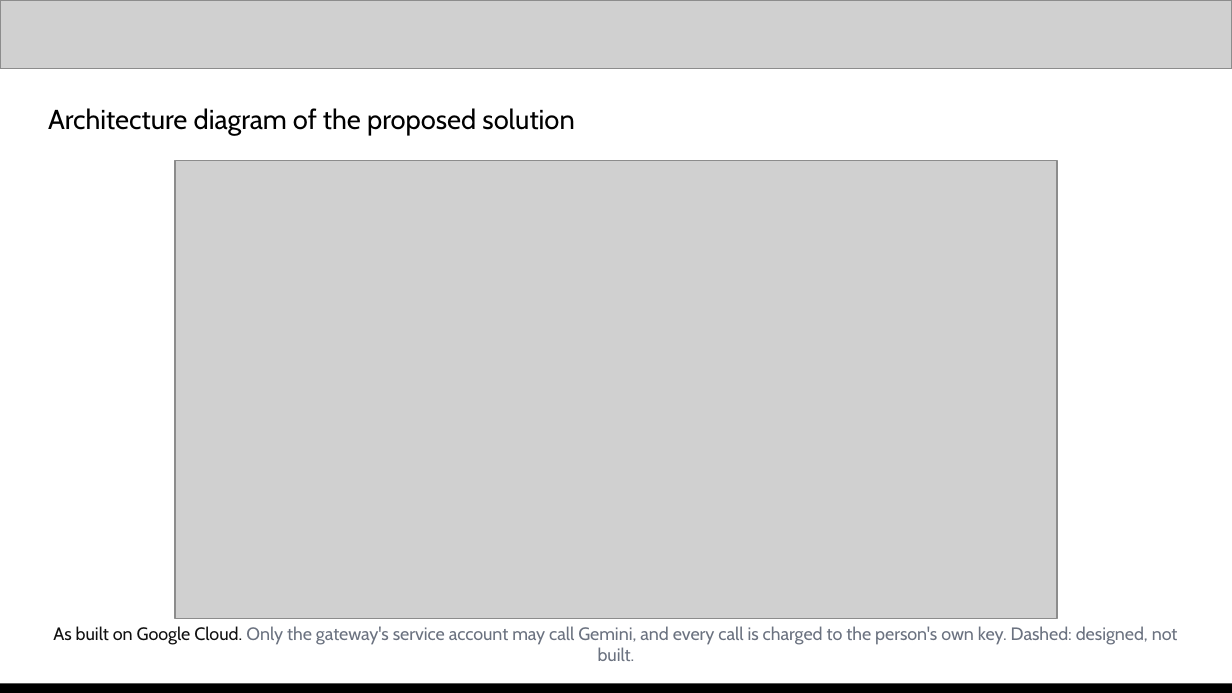
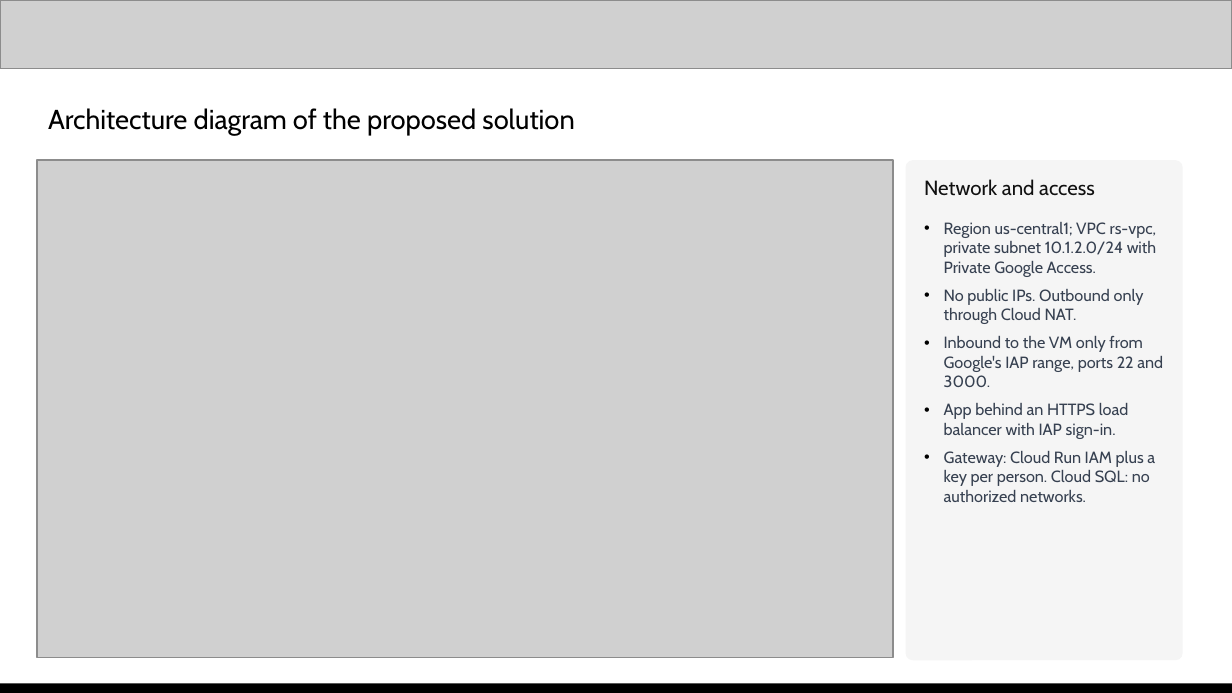
Before and after one commit to praveensaharan/RoleSpace, a slide deck: slide 8 of docs/deck/RoleSpace-AI-Builder-Cup-submission.pptx (slide 7 before the commit). Drawn at 1232x693 pixels with LibreOffice and Linux fonts; fonts in the diff are those of the drawing; grey boxes stand for pictures. Boxes give left, top, right and bottom in pixels: in the first picture for what was removed or moved away, otherwise in the second. Text is boxed around its words. In the diff, an @@ line names an element or a change of style, - is before the commit and + after.

```diff
--- a/docs/deck/RoleSpace-AI-Builder-Cup-submission.pptx
+++ b/docs/deck/RoleSpace-AI-Builder-Cup-submission.pptx
@@ picture: place and size @@
-picture at box(175, 160, 1057, 618)
+picture at box(37, 160, 893, 658)
@@ rounded rectangle added at box(906, 160, 1183, 660), fill #F5F5F5 @@
@@ text added at box(924, 179, 1095, 196), 12 pt, text #111111 @@
+Network and access
@@ text added at box(944, 222, 1163, 502), 9.5 pt, text #374151 @@
+• Region us-central1; VPC rs-vpc, private subnet 10.1.2.0/24 with Private Google Access.
+• No public IPs. Outbound only through Cloud NAT.
+• Inbound to the VM only from Google's IAP range, ports 22 and 3000.
+• App behind an HTTPS load balancer with IAP sign-in.
+• Gateway: Cloud Run IAM plus a key per person. Cloud SQL: no authorized networks.
@@ text removed at box(53, 626, 1178, 661) @@
-As built on Google Cloud. Only the gateway's service account may call Gemini, and every call is charged to the person's own key. Dashed: designed, not built.
```
Also in this commit, not shown: 1 other slide changed, 4 slides added, 1 slide removed, 19 other files.
